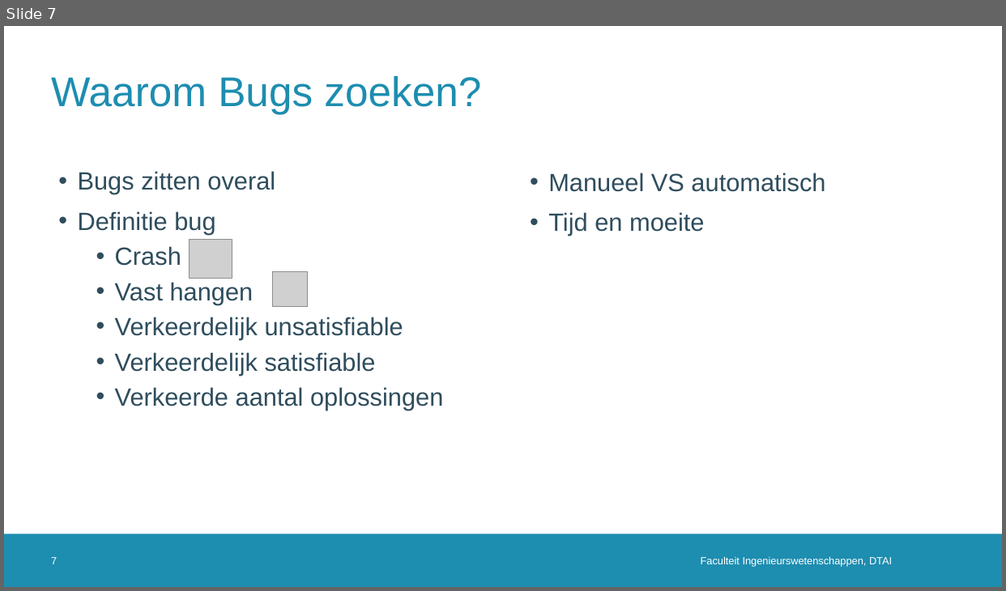
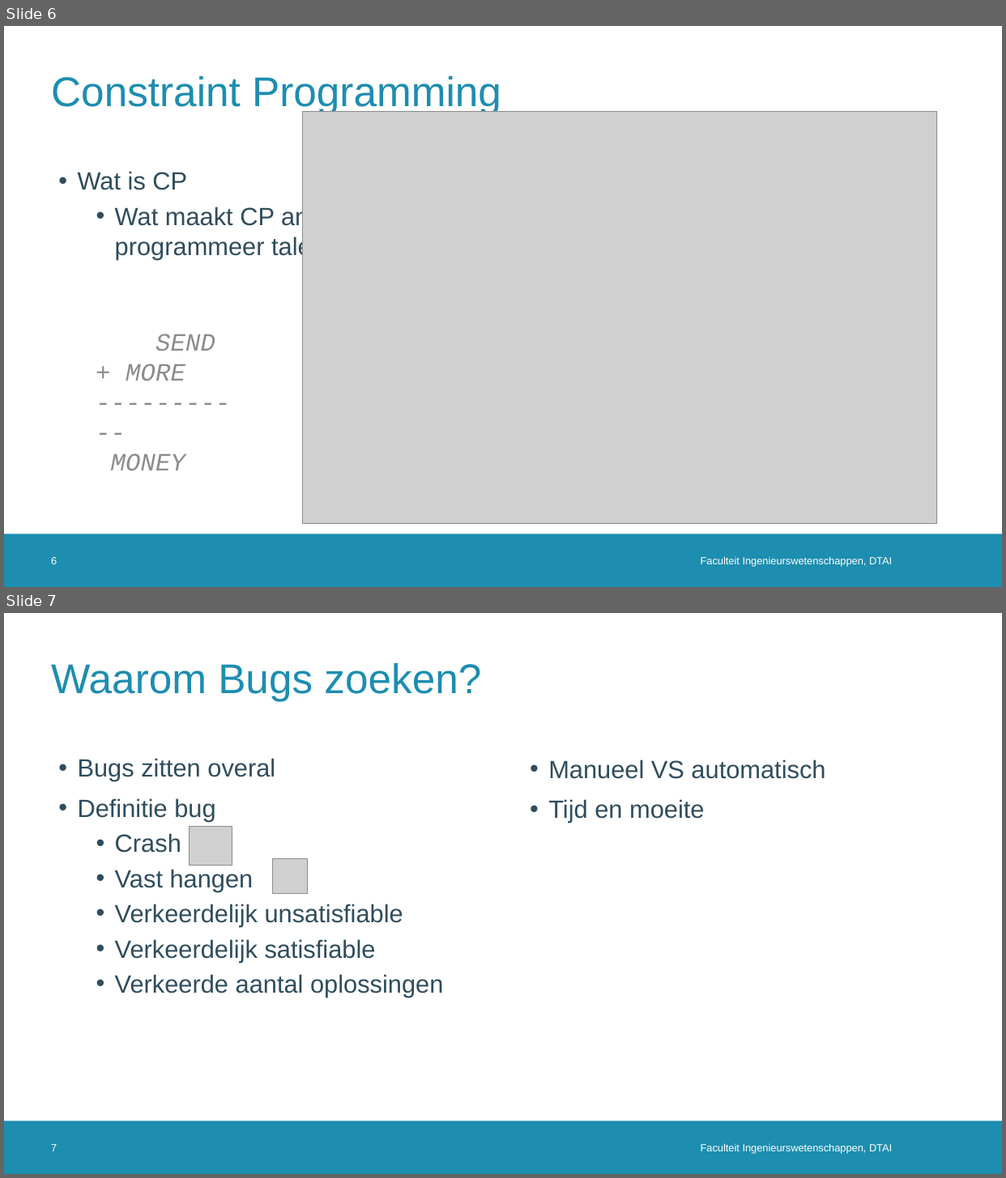
Before and after one commit to rubenkindt/Masterproef-paper-RubenKindt, a slide deck: Milestones/M3 december presentation/M3.pptx. Shown one above the other, each under a label of ours: slide 7 before the commit, slides 6 and 7 after it. The pictures are 1006x591 and 1006x1178 pixels, drawn with LibreOffice and Linux fonts; fonts in the diff are those of the drawing; grey boxes stand for pictures; background and template pictures are left out. Boxes give left, top, right and bottom in pixels: in the first picture for what was removed or moved away, otherwise in the second. Text is boxed around its words. In the diff, an @@ line names an element or a change of style, - is before the commit and + after.

```diff
--- a/Milestones/M3 december presentation/M3.pptx
+++ b/Milestones/M3 december presentation/M3.pptx
@@ slide 6 added at bbox=[4, 26, 1002, 587], background #FFFFFF; not listed: 1 template element that a slide beside it also shows @@
@@ title added at bbox=[51, 75, 501, 114], 40 pt, text #1D8DB0 @@
+Constraint Programming
@@ picture added at bbox=[303, 111, 938, 524] @@
@@ text added at bbox=[78, 171, 357, 259], 24 pt, text #2F4D5D @@
+• Wat is CP
+  • Wat maakt CP anders dan andere programmeer talen
@@ text added at bbox=[111, 334, 215, 471], 24 pt, text #8C8C8C, italic @@
+SEND
++ MORE
+-----------
+MONEY
@@ page number added at bbox=[51, 557, 57, 565], 10 pt, text #FFFFFF @@
+6
@@ text added at bbox=[701, 557, 892, 567], 10 pt, text #FFFFFF @@
+Faculteit Ingenieurswetenschappen, DTAI
```
Also in this commit, not shown: 7 slides changed, 4 other slides added, 3 slides removed, 12 other files.
